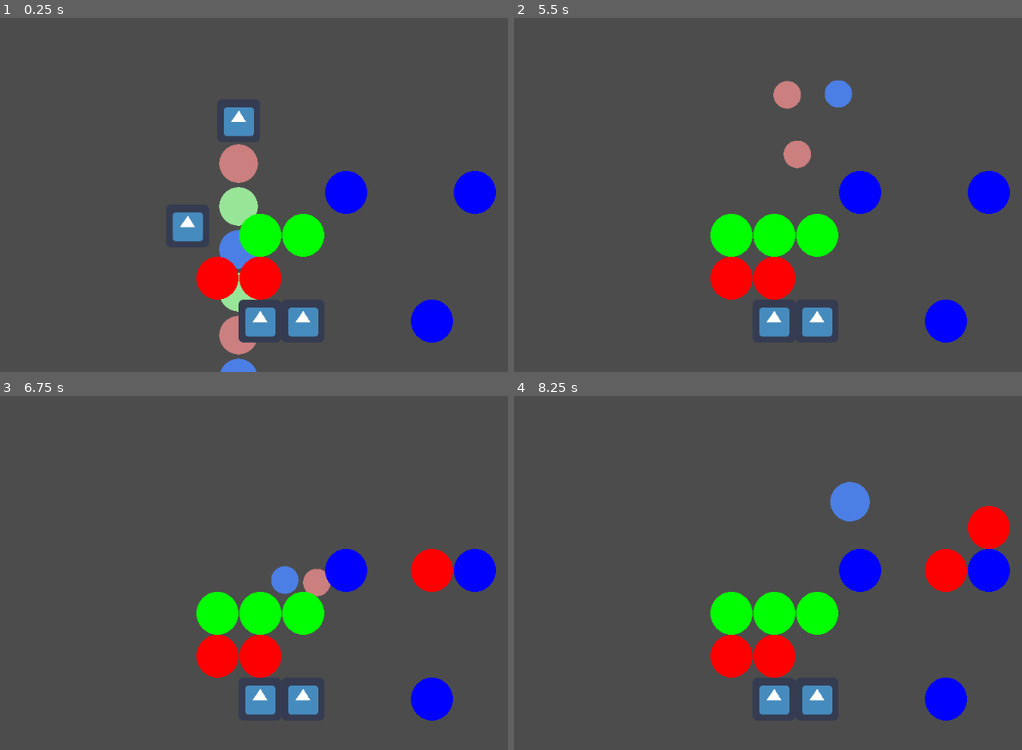
Above: before the commit, frames 1-4 (two rows, left to right).
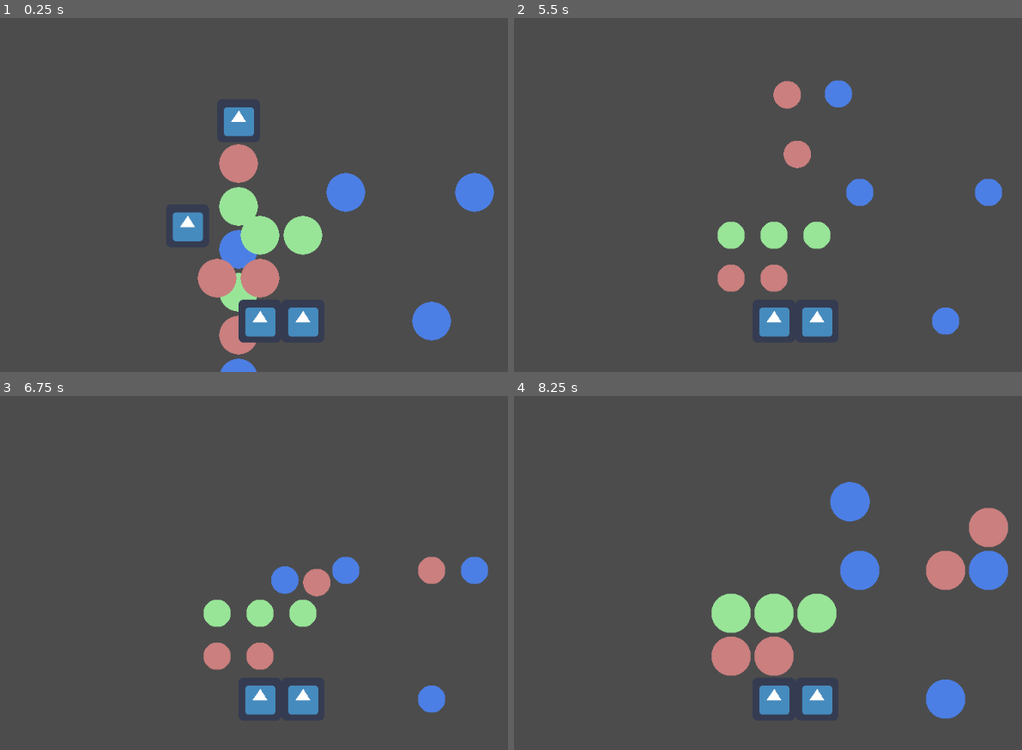
Above: after the commit, the same moments.

Repository: CatOnMars/UndeadCell
Game: Godot game, scene res://Main.tscn
Two runs of this game, one before a commit and one after it. Both use one fixed random seed, a clock stepped at 60 frames per second and the inputs below. The engine's default icon, where the game draws it, is replaced by a stand-in: a white triangle on a blue panel in a dark square.
Inputs:
- Up to frame 1 (0.25 s): no input
- Up to frame 2 (5.5 s): hold Right (move_right) 0.53-1.28 s; tap Space (shoot) every 1.5 s from 0.6 to 5.1 s; hold Down (move_down) 1.28-2.03 s; tap Shift (swap) at 1.35, 2.85, 4.35 s; hold Right (move_right) 2.03-2.78 s; hold Up (move_up) 2.78-3.53 s; hold Left (move_left) 3.53-5.03 s; hold Down (move_down) from 5.03 s (still down)
- Up to frame 3 (6.75 s): release Down (move_down) at 5.78 s; hold Right (move_right) 5.78-6.53 s; tap Shift (swap) at 5.85 s; hold Up (move_up) from 6.53 s (still down); tap Space (shoot) at 6.6 s
- Up to frame 4 (8.25 s): release Up (move_up) at 7.28 s; hold Right (move_right) 7.28-8.03 s; tap Shift (swap) at 7.35 s; hold Down (move_down) from 8.03 s (still down); tap Space (shoot) at 8.1 s

The runs differ from the first frame. In frame 1, 5.6% of the frame differs, in the area x 38-98%, y 43-92%; in frame 2, 6.4%; in frame 3, 7.2%; in frame 4, 8.1%, in the area x 38-98%, y 31-92%.

Commit message:
added material for cells in tilemap

Diff:
--- a/cellTiles.tres
+++ b/cellTiles.tres
@@ -1,18 +1,31 @@
-[gd_resource type="TileSet" load_steps=9 format=2]
+[gd_resource type="TileSet" load_steps=13 format=2]
 
 [ext_resource path="res://Level/blue.png" type="Texture" id=1]
 [ext_resource path="res://Level/green.png" type="Texture" id=2]
 [ext_resource path="res://Level/red.png" type="Texture" id=3]
 [ext_resource path="res://icon.png" type="Texture" id=4]
+[ext_resource path="res://cell.shader" type="Shader" id=5]
 
 [sub_resource type="ConvexPolygonShape2D" id=1]
 points = PoolVector2Array( 0, 0, 64, 0, 64, 64, 0, 64 )
 
+[sub_resource type="ShaderMaterial" id=5]
+shader = ExtResource( 5 )
+shader_param/color = Plane( 0.8, 0.5, 0.5, 1 )
+
 [sub_resource type="ConvexPolygonShape2D" id=2]
 points = PoolVector2Array( 0, 0, 64, 0, 64, 64, 0, 64 )
 
+[sub_resource type="ShaderMaterial" id=6]
+shader = ExtResource( 5 )
+shader_param/color = Plane( 0.6, 0.9, 0.6, 1 )
+
 [sub_resource type="ConvexPolygonShape2D" id=3]
 points = PoolVector2Array( 0, 0, 64, 0, 64, 64, 0, 64 )
+
+[sub_resource type="ShaderMaterial" id=7]
+shader = ExtResource( 5 )
+shader_param/color = Plane( 0.3, 0.5, 0.9, 1 )
 
 [sub_resource type="ConvexPolygonShape2D" id=4]
 points = PoolVector2Array( 0, 0, 64, 0, 64, 64, 0, 64 )
@@ -42,6 +55,7 @@
 1/name = "red.png 1"
 1/texture = ExtResource( 3 )
 1/tex_offset = Vector2( 0, 0 )
+1/material = SubResource( 5 )
 1/modulate = Color( 1, 1, 1, 1 )
 1/region = Rect2( 0, 0, 64, 64 )
 1/tile_mode = 0
@@ -63,6 +77,7 @@
 2/name = "green.png 2"
 2/texture = ExtResource( 2 )
 2/tex_offset = Vector2( 0, 0 )
+2/material = SubResource( 6 )
 2/modulate = Color( 1, 1, 1, 1 )
 2/region = Rect2( 0, 0, 64, 64 )
 2/tile_mode = 0
@@ -84,6 +99,7 @@
 3/name = "blue.png 3"
 3/texture = ExtResource( 1 )
 3/tex_offset = Vector2( 0, 0 )
+3/material = SubResource( 7 )
 3/modulate = Color( 1, 1, 1, 1 )
 3/region = Rect2( 0, 0, 64, 64 )
 3/tile_mode = 0
